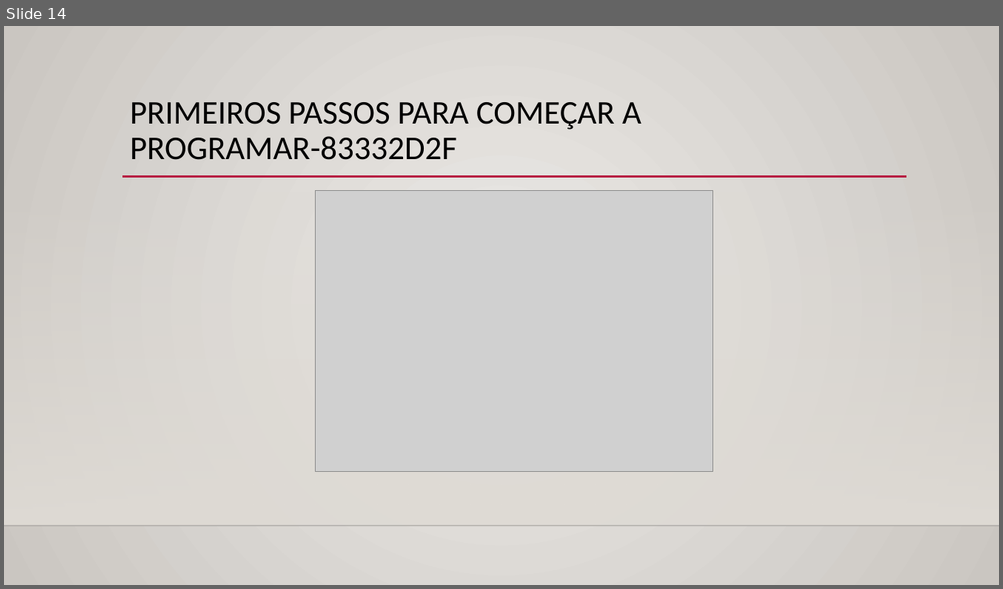
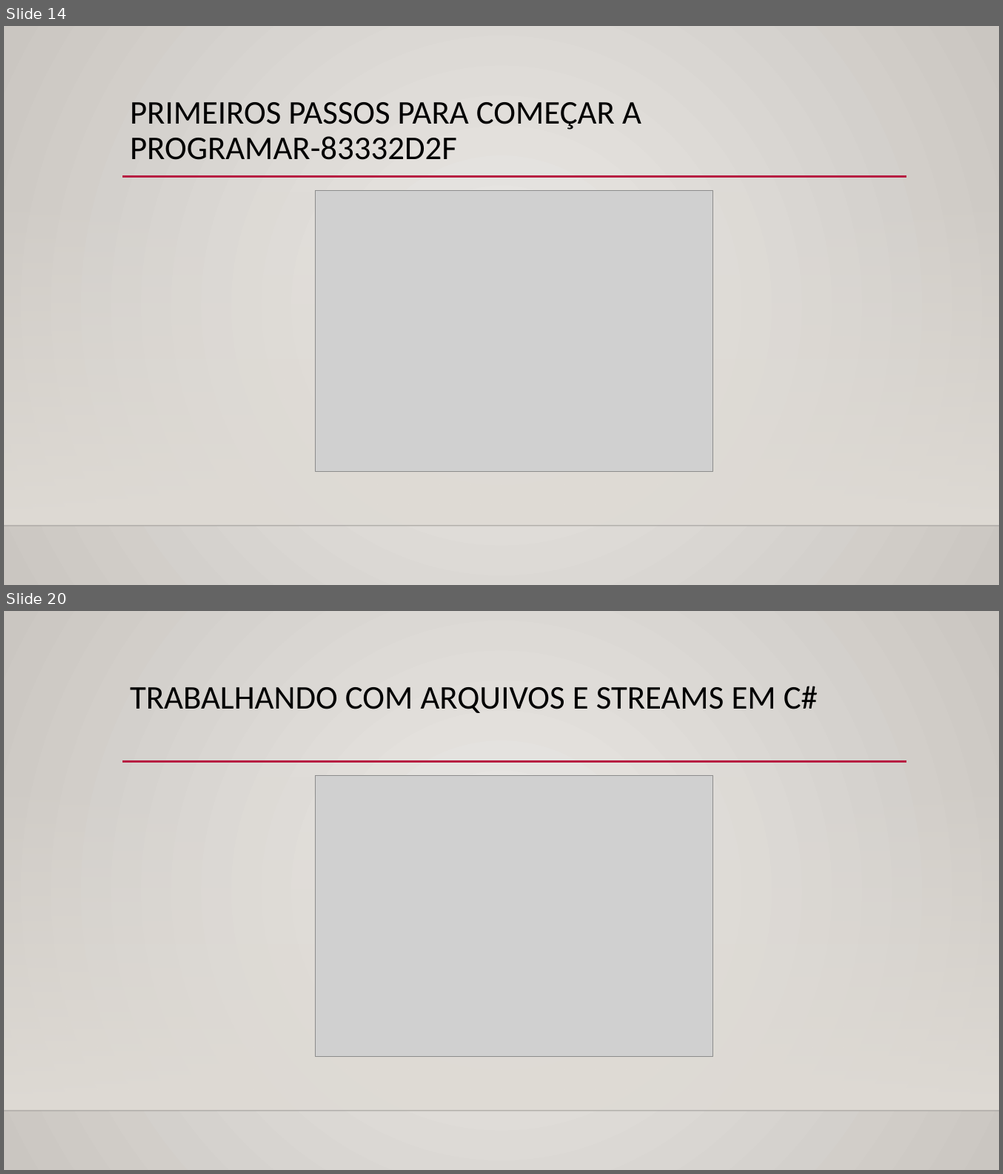
Before and after one commit to Rosem111/Evolu-o-na-DIO, a slide deck: Conquistas/Conquistas.pptx. Shown one above the other, each under a label of ours: slide 14 before the commit, slides 14 and 20 after it; the slides between them are not shown. The pictures are 1003x589 and 1003x1174 pixels, drawn with LibreOffice and Linux fonts; fonts in the diff are those of the drawing; grey boxes stand for pictures; background and template pictures are left out. Boxes give left, top, right and bottom in pixels: in the first picture for what was removed or moved away, otherwise in the second. Text is boxed around its words. In the diff, an @@ line names an element or a change of style, - is before the commit and + after.

```diff
--- a/Conquistas/Conquistas.pptx
+++ b/Conquistas/Conquistas.pptx
@@ slide 20 added at box(4, 611, 999, 1170), background gradient #ECEAE7 to #CAC7C1; not listed: 3 template elements that a slide beside it also shows @@
@@ title added at box(130, 686, 817, 713), 32 pt, text #000000 @@
+TRABALHANDO COM ARQUIVOS E STREAMS EM C#
@@ picture added at box(315, 775, 713, 1056) @@
```
Also in this commit, not shown: 4 slides changed, 3 other slides added.
